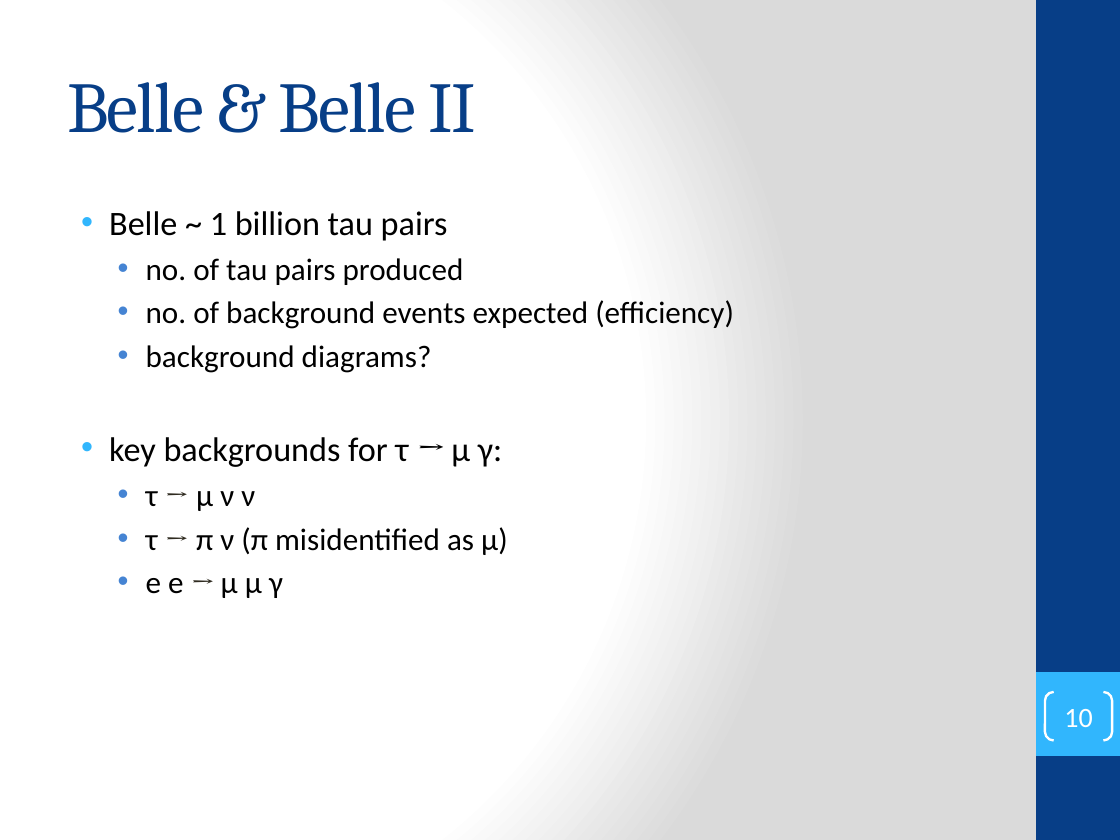
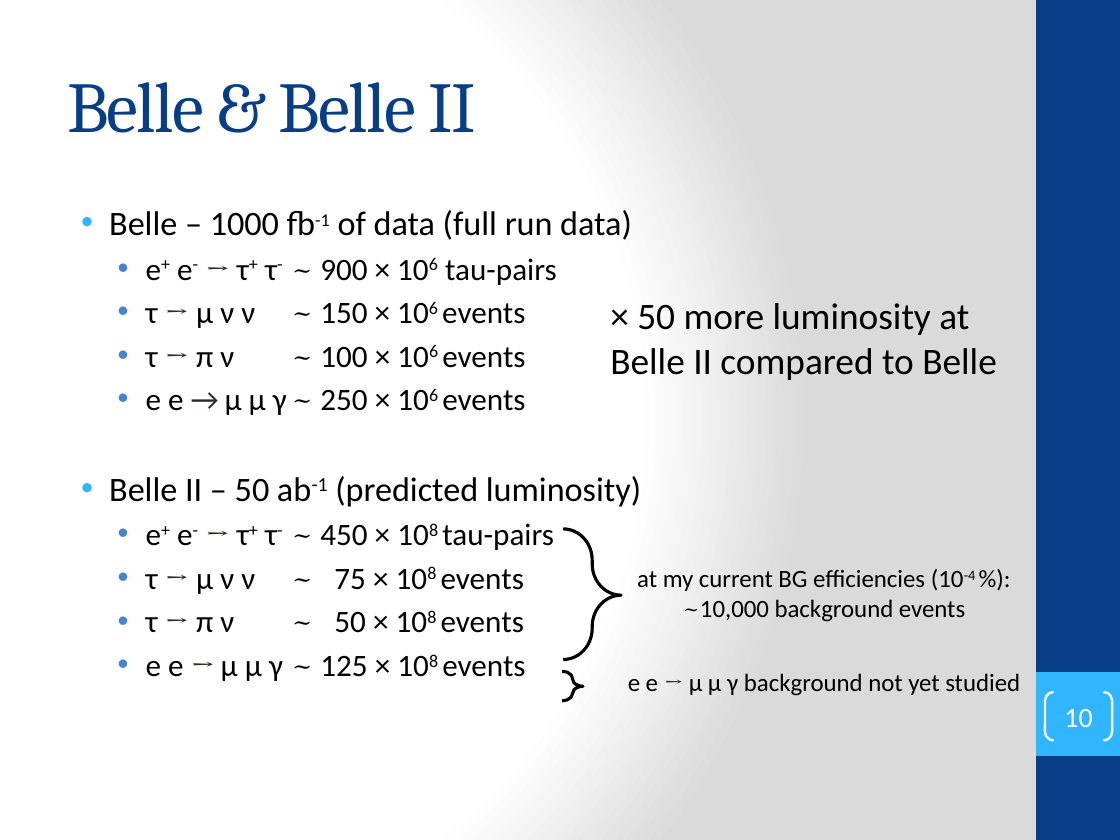
Before and after one commit to secret-agent-drone/lit-review, a slide deck: slide 10 of LiteratureReview_talk/lit_review_talk.pptx. Drawn at 1120x840 pixels with LibreOffice and Linux fonts; fonts in the diff are those of the drawing. Boxes give left, top, right and bottom in pixels: in the first picture for what was removed or moved away, otherwise in the second. Text is boxed around its words. In the diff, an @@ line names an element or a change of style, - is before the commit and + after.

```diff
--- a/LiteratureReview_talk/lit_review_talk.pptx
+++ b/LiteratureReview_talk/lit_review_talk.pptx
@@ text at <box>109,210,641,681</box>: text changed @@
-• Belle ~ 1 billion tau pairs
-  • no. of tau pairs produced
-  • no. of background events expected (efficiency)
-  • background diagrams?
-• key backgrounds for τ → μ γ:
-  • τ → μ ν ν
-  • τ → π ν (π misidentified as μ)
-  • e e → μ μ γ
+• Belle – 1000 fb-1 of data (full run data)
+  • e+ e- → τ+ τ- ~ 900 × 106 tau-pairs
+  • τ → μ ν ν ~ 150 × 106 events
+  • τ → π ν ~ 100 × 106 events
+  • e e → μ μ γ ~ 250 × 106 events
+• Belle II – 50 ab-1 (predicted luminosity)
+  • e+ e- → τ+ τ- ~ 450 × 108 tau-pairs
+  • τ → μ ν ν ~ 75 × 108 events
+  • τ → π ν ~ 50 × 108 events
+  • e e → μ μ γ ~ 125 × 108 events
@@ text added at <box>610,303,997,380</box>, 24 pt, text #000000 @@
+× 50 more luminosity at
+Belle II compared to Belle
@@ right brace added at <box>563,529,622,660</box>, outline #000000 2 pt @@
@@ text added at <box>637,569,976,622</box>, 16 pt, text #000000 @@
+at my current BG efficiencies (10-4 %):
+~10,000 background events
@@ right brace added at <box>562,671,584,700</box>, outline #000000 2 pt @@
@@ text added at <box>628,673,1020,696</box>, 16 pt, text #000000 @@
+e e → μ μ γ background not yet studied
```
Also in this commit, not shown: 6 other slides changed, 1 slide added, 2 slides removed, 10 other files.
